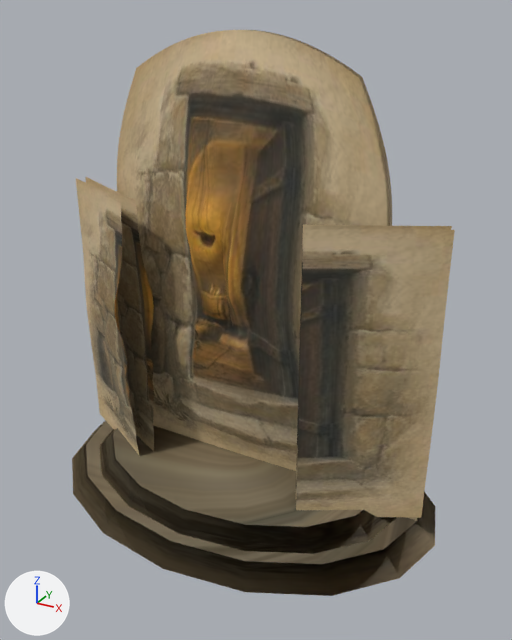
Before and after pictures for a commit that changed the glTF model assets/models/scenes/psalms-1-26.glb.
Rendered twice from a 50 mm camera at (2.09, -3.64, 3.1) aimed at (0.11, -0.04, 1.3). The axes (+X, +Y, +Z) are drawn at lower left. The lights are the same throughout. The older version comes first.

In view in the first picture: 'PaintingSculptureMonument'.
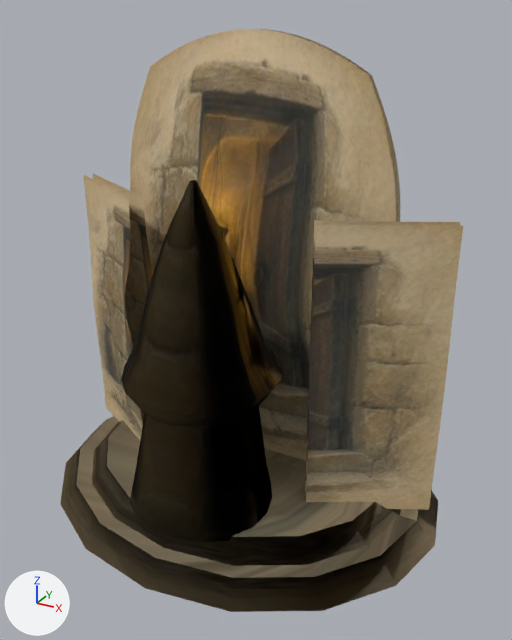
The change, as a list of edits to the scene's bpy script:
```text
Change me_paintingsculpturemesh:
    used by ob_paintingsculpturemonument; location = (0.0, 0.0, 0.0)
    remove me_paintingsculpturemesh.from_pydata(...)  # 4470 vertices, 8612 faces; spans x -1.38..1.38, y -0.99..0.99, z 0.0..2.99
    add me_paintingsculpturemesh.from_pydata(...)  # 3934 vertices, 7552 faces; spans x -1.38..1.38, y -1.17..1.17, z 0.0..2.99
    me_paintingsculpturemesh part 1: the loose piece of 3168 vertices spanning x -1.01..1.01, y -0.31..0.21, z 0.22..2.99 is rebuilt with 2856 vertices and now spans x -1.01..1.01, y -0.16..0.35, z 0.22..2.99
    me_paintingsculpturemesh part 2: the loose piece of 308 vertices spanning x -1.25..-0.52, y -0.32..0.04, z 0.2..2.05 is rebuilt with 216 vertices and now spans x -1.31..-0.62, y -0.38..0.07, z 0.2..2.05
    me_paintingsculpturemesh part 3: the loose piece of 308 vertices spanning x -1.29..-0.6, y -0.49..-0.03, z 0.2..2.05 is rebuilt with 216 vertices and now spans x -1.27..-0.54, y -0.22..0.14, z 0.2..2.05
    me_paintingsculpturemesh part 4: the loose piece of 308 vertices spanning x 0.6..1.29, y -0.43..-0.03, z 0.2..2.05 is rebuilt with 216 vertices and now spans x 0.62..1.31, y -0.33..0.07, z 0.2..2.05
    me_paintingsculpturemesh part 5: the loose piece of 308 vertices spanning x 0.54..1.25, y -0.32..0.04, z 0.2..2.05 is rebuilt with 216 vertices and now spans x 0.56..1.27, y -0.22..0.14, z 0.2..2.05
    me_paintingsculpturemesh part 6: a new loose piece of 144 vertices spanning x -0.49..0.47, y -1.01..-0.05, z 0.24..2.26, in mat_painterlysculpturematerial (picture img_image_0)
    me_paintingsculpturemesh part 7
    56 vertices are removed from x -1.27..1.27, y -0.99..0.99, z 0.0..0.26
    96 faces are deleted
    56 vertices are added at x -1.27..1.27, y -1.17..1.17, z 0.0..0.26
    96 new faces join them
```

What differs and where, as boxes (x1, y1, x2, y2) in the pictures (512 x 640 px; the box of a moved part takes in the faces that stretch with it):
'PaintingSculptureMonument', reshaped: before (72, 30, 455, 596); after (60, 29, 463, 612)
part 1 of me_paintingsculpturemesh, rebuilt: before (117, 30, 392, 471); after (130, 29, 400, 461)
part 2 of me_paintingsculpturemesh, rebuilt: before (85, 177, 154, 451); after (83, 175, 142, 440)
part 3 of me_paintingsculpturemesh, rebuilt: before (76, 178, 140, 456); after (93, 174, 153, 427)
part 4 of me_paintingsculpturemesh, rebuilt: before (296, 229, 455, 518); after (306, 225, 463, 510)
part 5 of me_paintingsculpturemesh, rebuilt (mostly hidden): before (296, 224, 452, 496); after (305, 220, 460, 492)
part 6 of me_paintingsculpturemesh, added: after (121, 180, 282, 543)
part 7 of me_paintingsculpturemesh, moved or reshaped: before (72, 420, 435, 596); after (60, 416, 438, 612)
